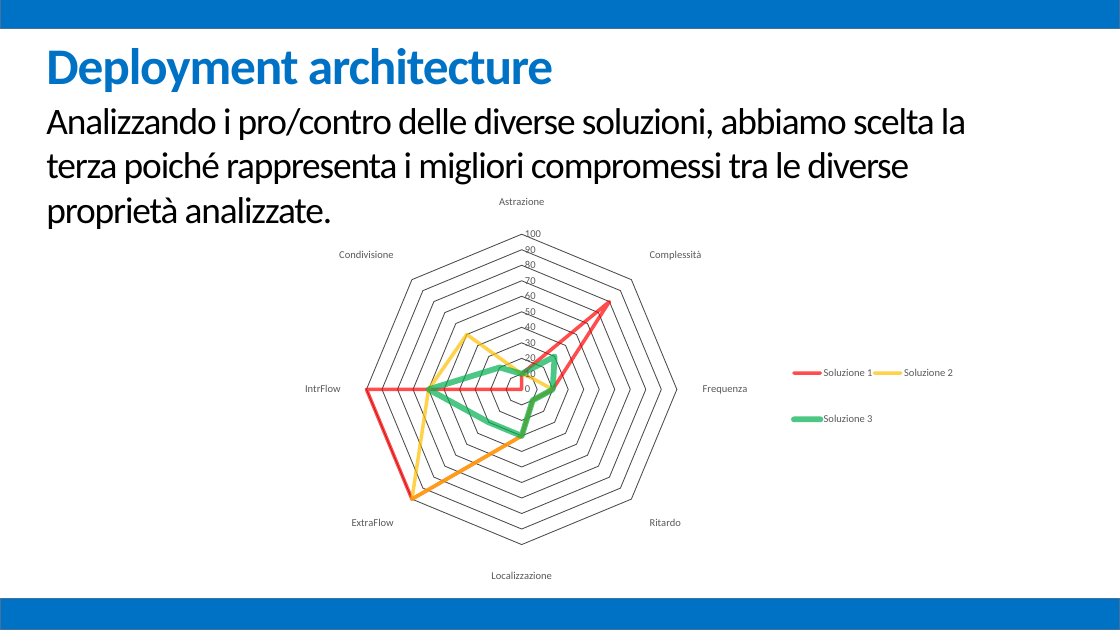
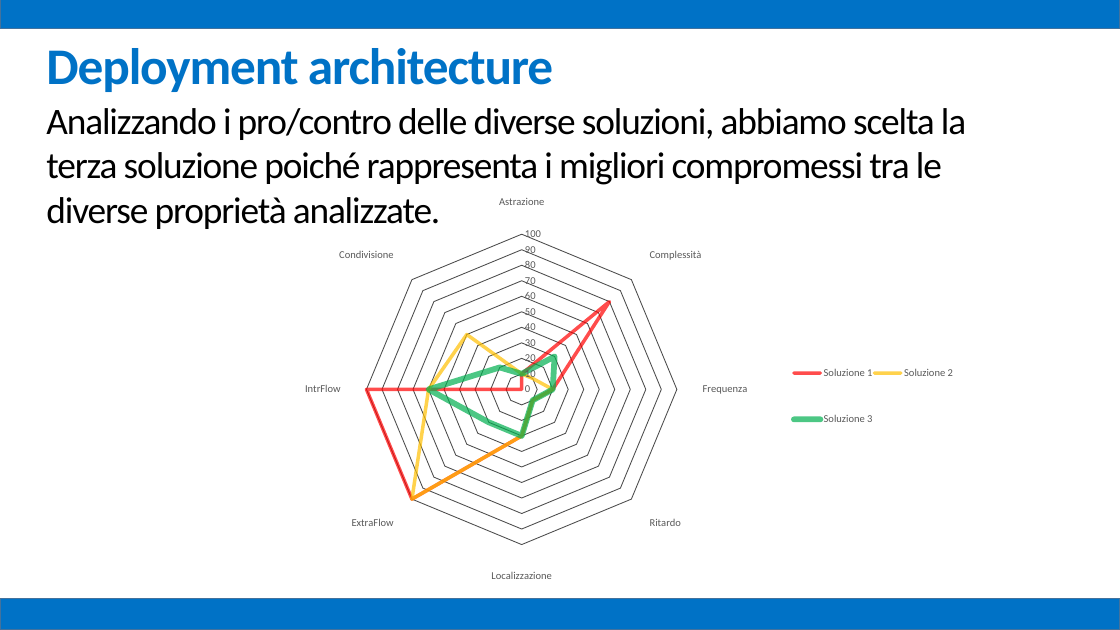
Before and after one commit to mz1991/ProgettoFebbraio2015, a slide deck: slide 43 of Febbraio 2015.pptx. Drawn at 1120x630 pixels with LibreOffice and Linux fonts; fonts in the diff are those of the drawing. Boxes give left, top, right and bottom in pixels: in the first picture for what was removed or moved away, otherwise in the second. Text is boxed around its words. In the diff, an @@ line names an element or a change of style, - is before the commit and + after.

```diff
--- a/Febbraio 2015.pptx
+++ b/Febbraio 2015.pptx
@@ text at [46,108,966,229]: text changed @@
-Analizzando i pro/contro delle diverse soluzioni, abbiamo scelta la terza poiché rappresenta i migliori compromessi tra le diverse proprietà analizzate.
+Analizzando i pro/contro delle diverse soluzioni, abbiamo scelta la terza soluzione poiché rappresenta i migliori compromessi tra le diverse proprietà analizzate.
```
Also in this commit, not shown: 35 other slides changed, 7 other files.
